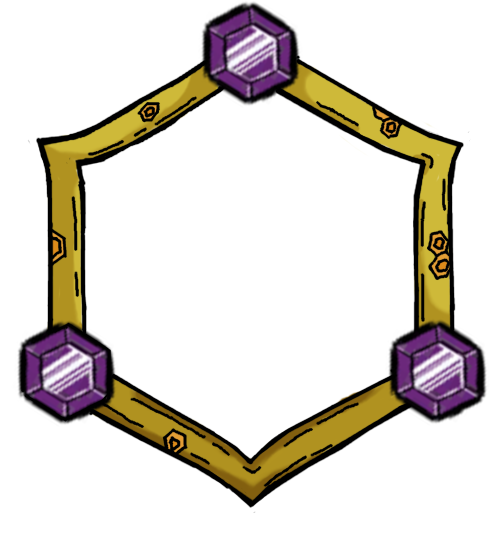
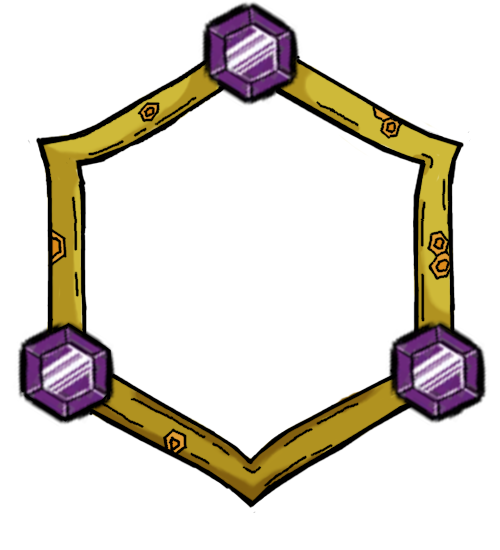
Layers edited between the first and the second 500×550 image:
added layer "Layer #3" above "Layer" over [left=38, top=57, right=463, bottom=507]
hid "Layer" over [left=38, top=57, right=463, bottom=427]
hid "Layer #1" over [left=38, top=57, right=463, bottom=507]
hid "Layer #2" over [left=38, top=57, right=463, bottom=507]
